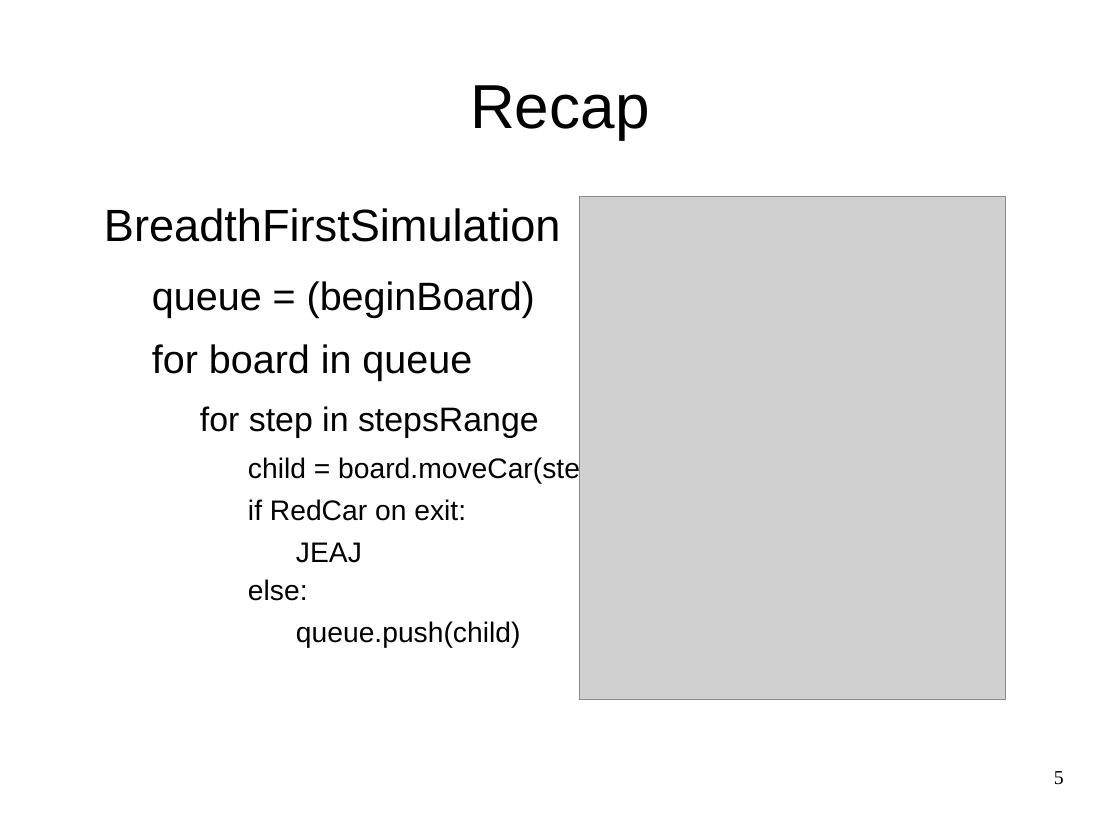
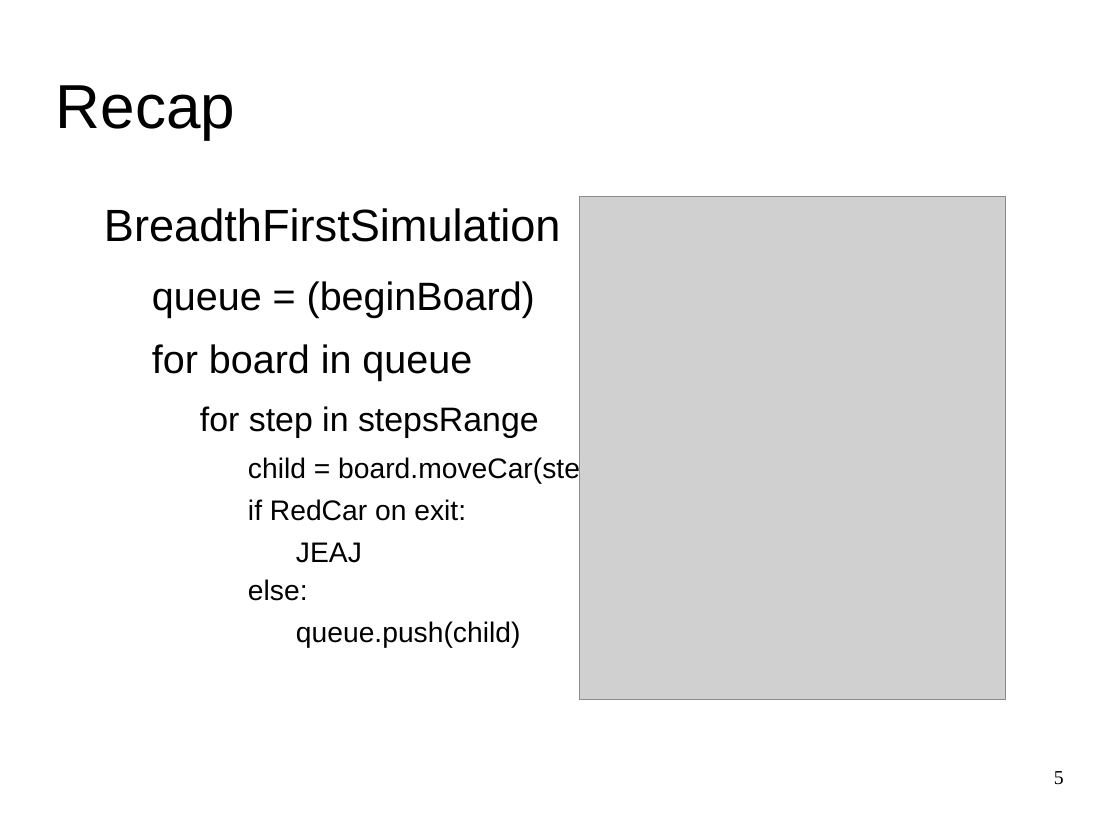
Before and after one commit to SjoerdvanderHeijden/Formule-i, a slide deck: slide 5 of PresRushHour3.odp. Drawn at 1120x840 pixels with LibreOffice and Linux fonts; fonts in the diff are those of the drawing; grey boxes stand for pictures. Boxes give left, top, right and bottom in pixels: in the first picture for what was removed or moved away, otherwise in the second. Text is boxed around its words. In the diff, an @@ line names an element or a change of style, - is before the commit and + after.

```diff
--- a/PresRushHour3.odp
+++ b/PresRushHour3.odp
@@ title "Recap" at (x1=56, y1=85, x2=235, y2=139): alignment centre to left @@
```
Also in this commit, not shown: 6 other slides changed, 2 slides added, 1 other file.
